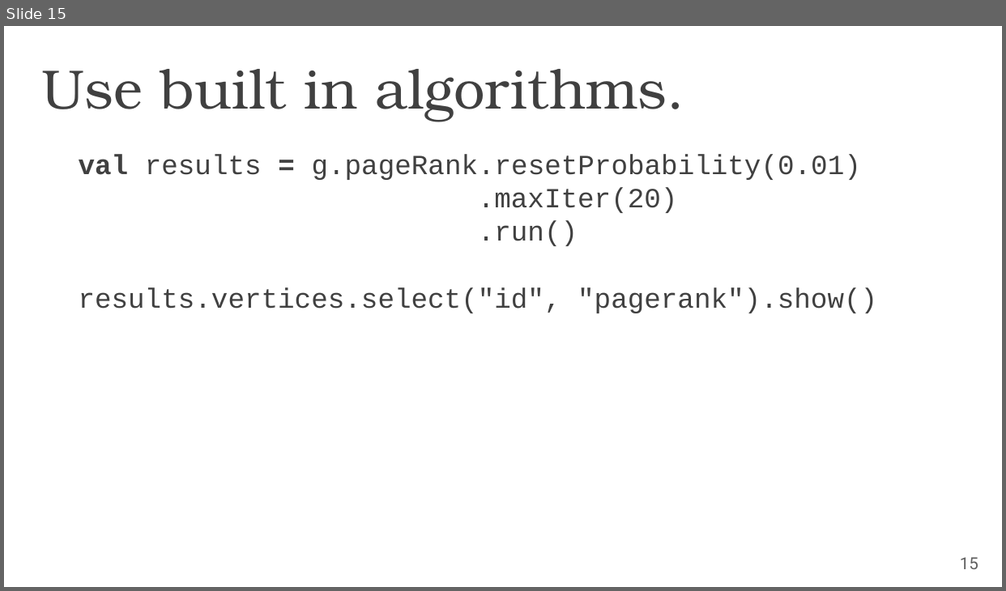
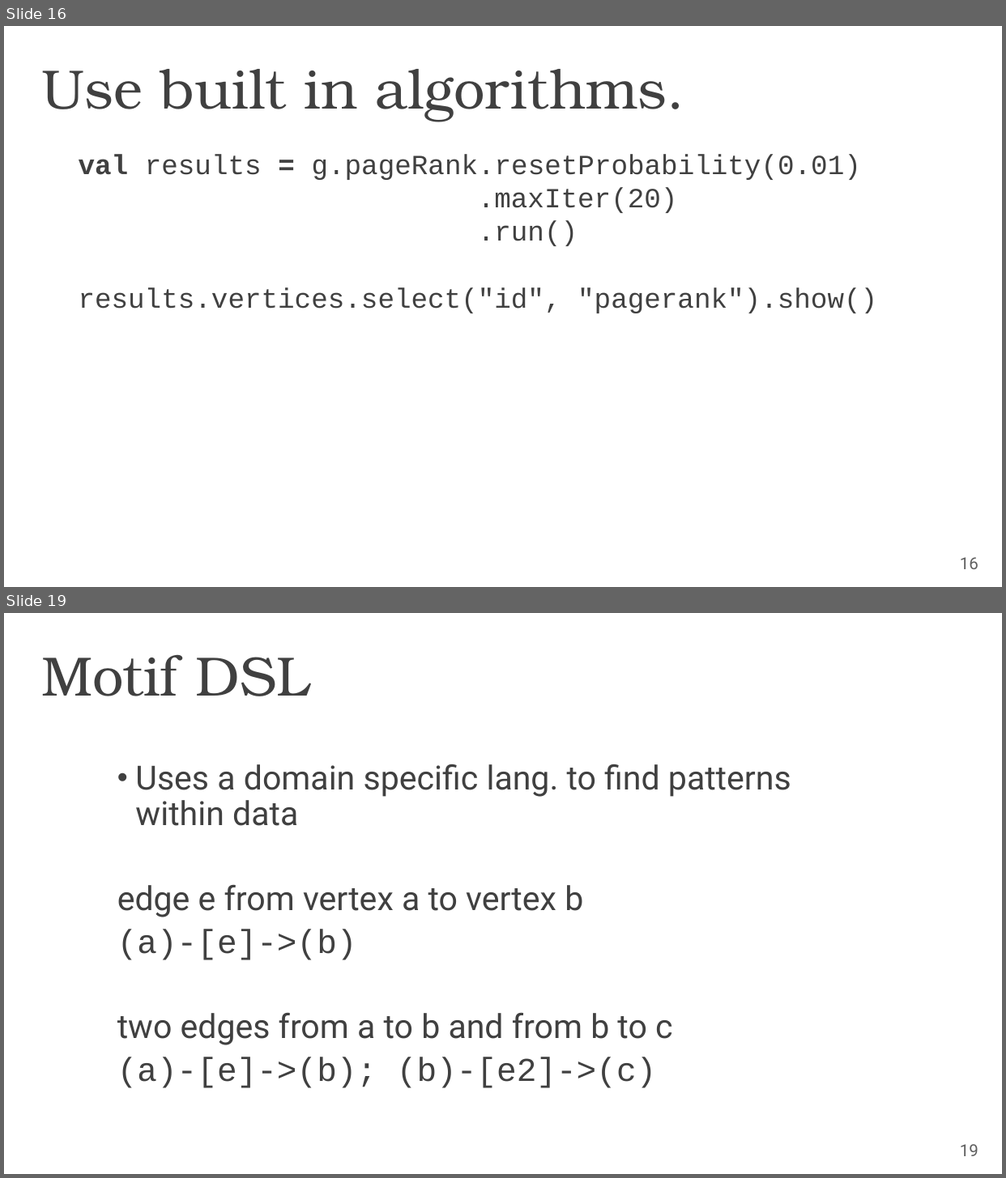
Before and after one commit to lyubent/PubSpark, a slide deck: GraphFrames.pptx. Shown one above the other, each under a label of ours: slide 15 before the commit, slides 16 and 19 after it; the slides between them are not shown. The pictures are 1006x591 and 1006x1178 pixels, drawn with LibreOffice and Linux fonts; fonts in the diff are those of the drawing; background and template pictures are left out. Boxes give left, top, right and bottom in pixels: in the first picture for what was removed or moved away, otherwise in the second. Text is boxed around its words. In the diff, an @@ line names an element or a change of style, - is before the commit and + after.

Commit message:
Add motif q.

```diff
--- a/GraphFrames.pptx
+++ b/GraphFrames.pptx
@@ slide 19 added at (4,613,1002,1174), background #FFFFFF @@
@@ title added at (42,655,310,696), 40 pt, text #404040 @@
+Motif DSL
@@ text added at (117,764,791,1088), 24 pt, text #404040 @@
+• Uses a domain specific lang. to find patterns within data
+edge e from vertex a to vertex b
+(a)-[e]->(b)
+two edges from a to b and from b to c
+(a)-[e]->(b); (b)-[e2]->(c)
@@ page number added at (960,1144,978,1157), 12 pt, text #606060 @@
+19
@@ what was slide 15 is now slide 16 @@
@@ page number at (960,557,978,570): text changed @@
-15
+16
```
Also in this commit, not shown: 1 slide changed, 3 other slides added.
